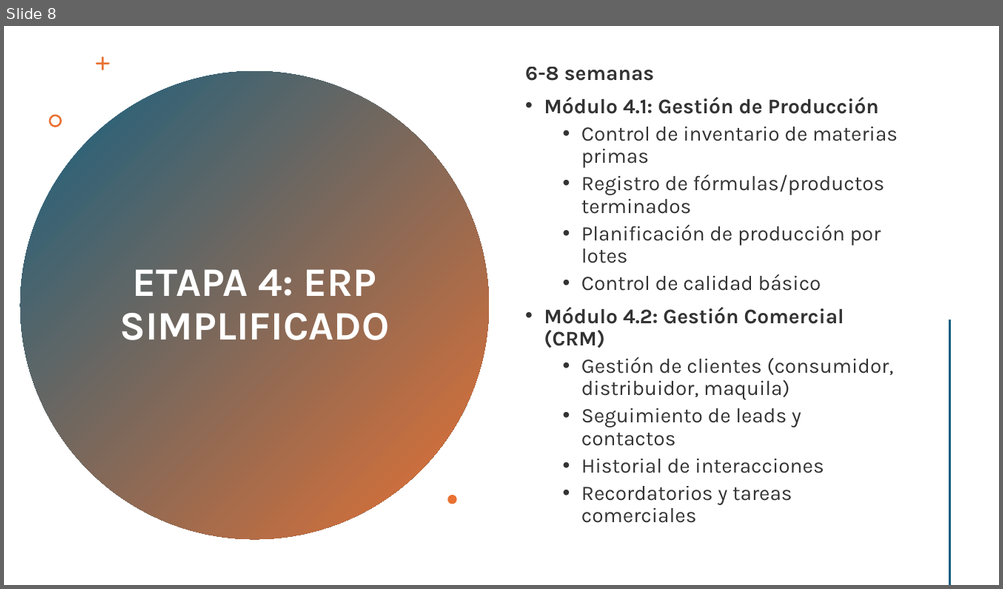
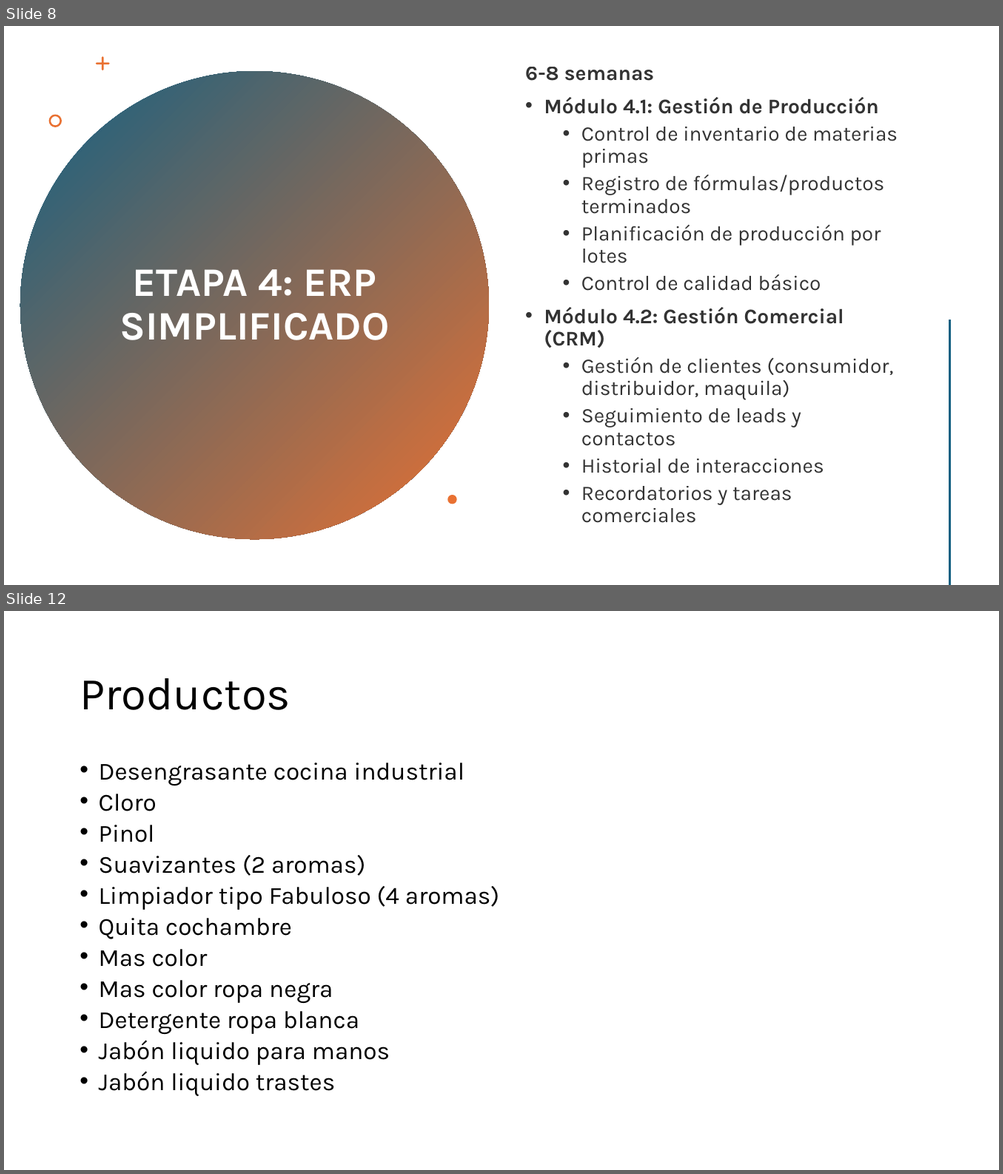
Before and after one commit to sgonzalezm/av_clean, a slide deck: AV Clean.pptx. Shown one above the other, each under a label of ours: slide 8 before the commit, slides 8 and 12 after it; the slides between them are not shown. The pictures are 1003x589 and 1003x1174 pixels, drawn with LibreOffice and Linux fonts; fonts in the diff are those of the drawing. Boxes give left, top, right and bottom in pixels: in the first picture for what was removed or moved away, otherwise in the second. Text is boxed around its words. In the diff, an @@ line names an element or a change of style, - is before the commit and + after.

```diff
--- a/AV Clean.pptx
+++ b/AV Clean.pptx
@@ slide 12 added at (4, 611, 999, 1170), background #FFFFFF @@
@@ title added at (79, 678, 290, 710), 44 pt, text #000000 @@
+Productos
@@ text added at (99, 763, 499, 1096), 23.8 pt, text #000000 @@
+• Desengrasante cocina industrial
+• Cloro
+• Pinol
+• Suavizantes (2 aromas)
+• Limpiador tipo Fabuloso (4 aromas)
+• Quita cochambre
+• Mas color
+• Mas color ropa negra
+• Detergente ropa blanca
+• Jabón liquido para manos
+• Jabón liquido trastes
```
Also in this commit, not shown: 1 slide changed, 16 other files.
